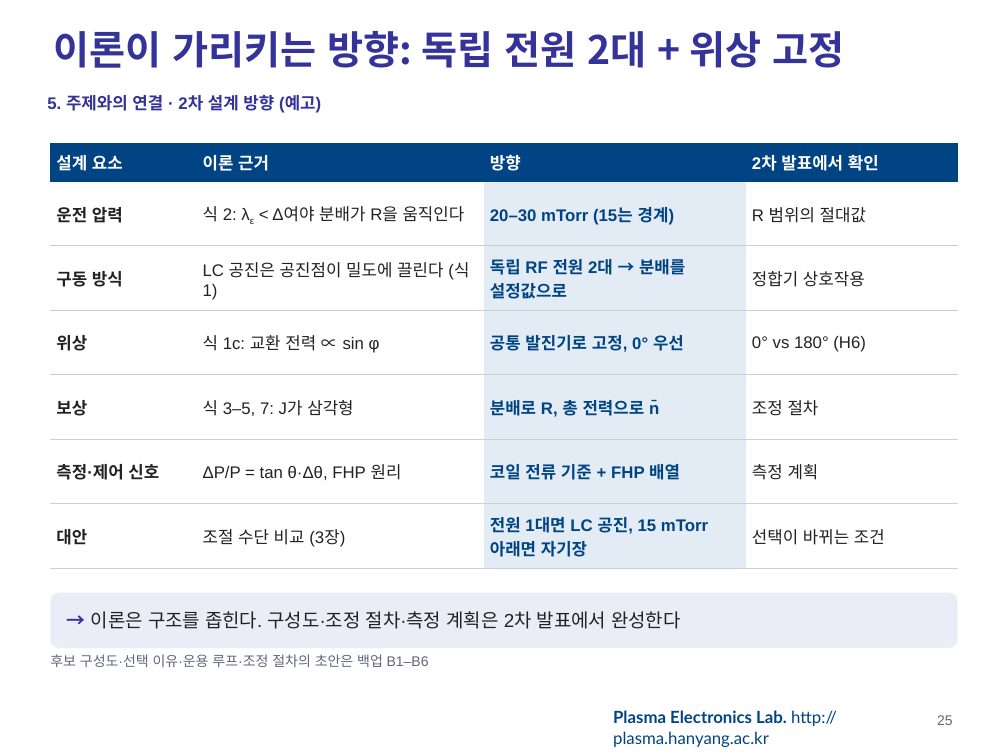
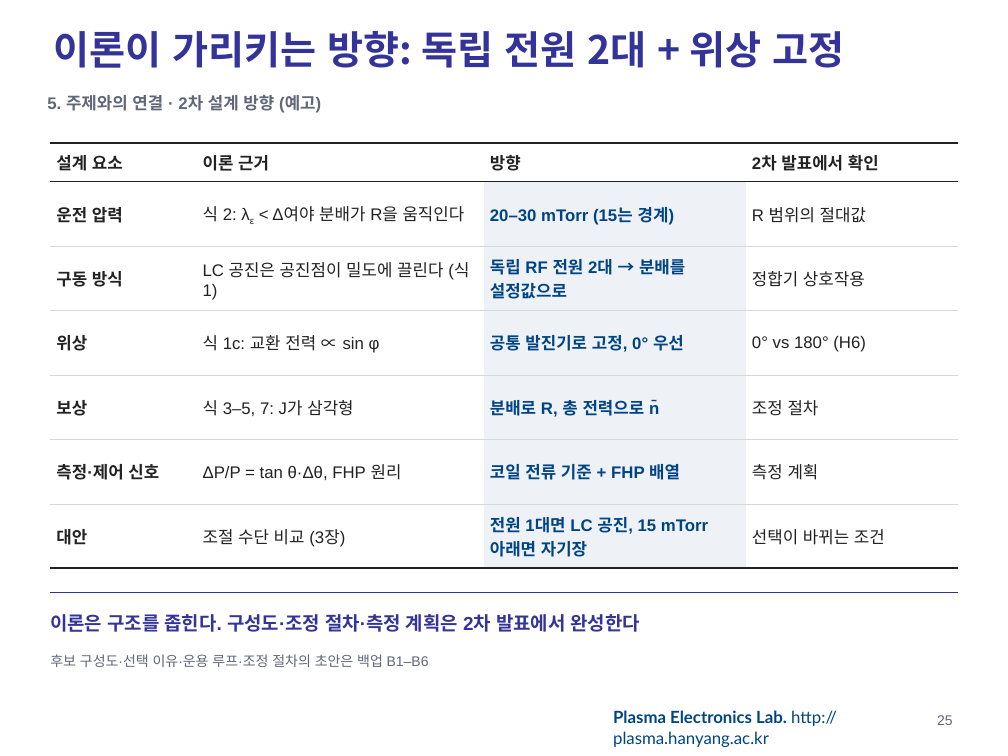
Before and after one commit to garlicjam-pyo/plasma, a slide deck: slide 25 of presentations/1차발표_최종.pptx. Drawn at 1008x756 pixels with LibreOffice and Linux fonts; fonts in the diff are those of the drawing; background and template pictures are left out. Boxes give left, top, right and bottom in pixels: in the first picture for what was removed or moved away, otherwise in the second. Text is boxed around its words. In the diff, an @@ line names an element or a change of style, - is before the commit and + after.

```diff
--- a/presentations/1차발표_최종.pptx
+++ b/presentations/1차발표_최종.pptx
@@ text "5. 주제와의 연결 · 2차 ..." at bbox=[47, 95, 321, 113]: text colour #333399 to #5F6779 @@
@@ table at bbox=[50, 143, 958, 569] @@
@@ fill #004483 to #FFFFFF in row 1 @@
@@ fill #E3ECF4 to #EEF2F7 in 6 cells @@
@@ text colour #FFFFFF to #222222 in "설계 요소", "이론 근거", "방향", "2차 발표에서 확인" @@
@@ borders changed @@
@@ text "이론은 구조를 좁힌다. 구성도·조정 절차·측정 ...": place and size @@
-text "이론은 구조를 좁힌다. 구성도·조정 절차·측정 ..." at bbox=[50, 593, 958, 648]
+text "이론은 구조를 좁힌다. 구성도·조정 절차·측정 ..." at bbox=[50, 614, 640, 632]
@@ text "이론은 구조를 좁힌다. 구성도·조정 절차·측정 ..." at bbox=[50, 614, 640, 632]: fill #ECECF7 to none @@
@@ line added from (50, 593) to (958, 593), #333399 1 pt @@
@@ text at bbox=[50, 614, 640, 632]: text changed; text colour #222222 to #333399; bold on @@
-→ 이론은 구조를 좁힌다. 구성도·조정 절차·측정 계획은 2차 발표에서 완성한다
+이론은 구조를 좁힌다. 구성도·조정 절차·측정 계획은 2차 발표에서 완성한다
```
Also in this commit, not shown: 39 other slides changed, 3 other files.
